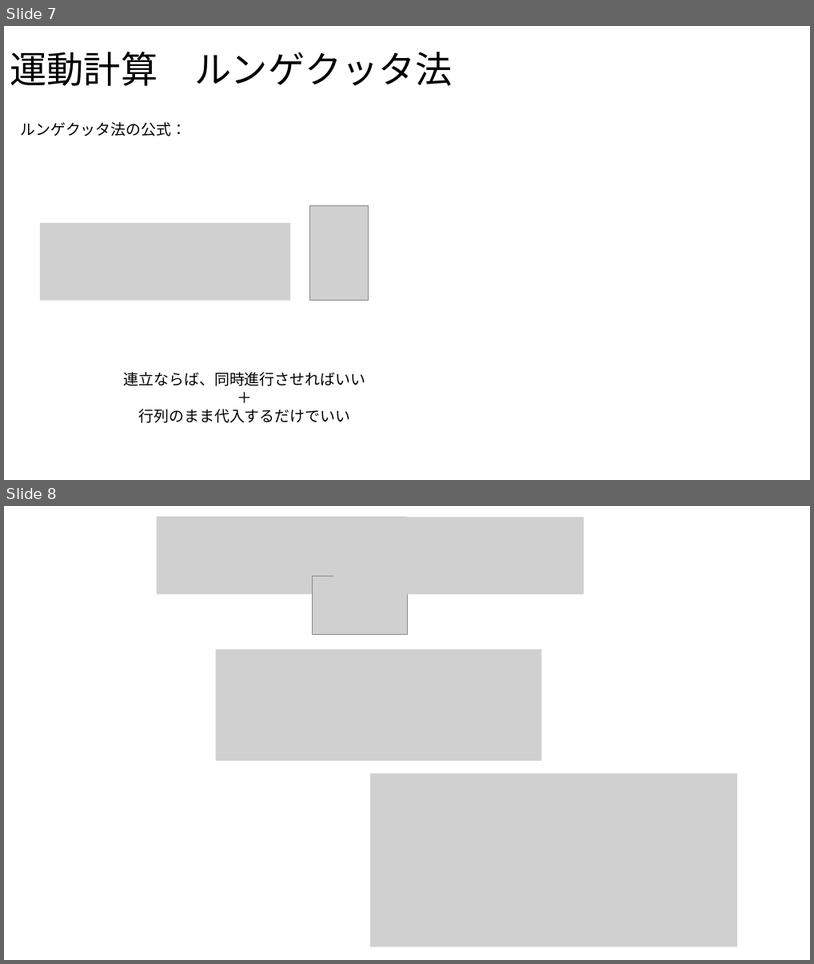
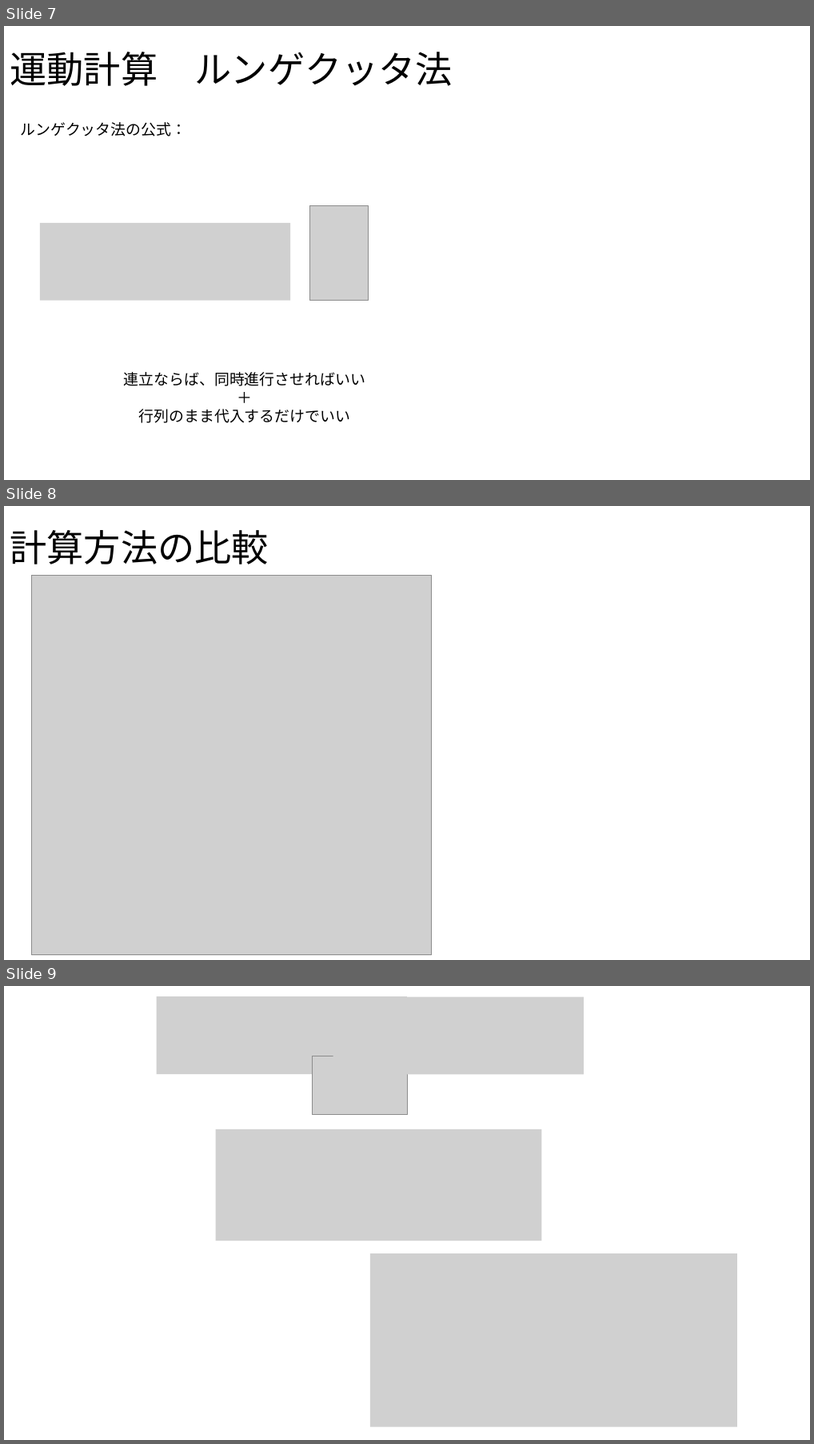
Before and after one commit to Takeuchi-yuya/Ksimulation, a slide deck: docs/中間発表.pptx. Shown one above the other, each under a label of ours: slides 7 and 8 before the commit, slides 7, 8 and 9 after it. The pictures are 814x964 and 814x1444 pixels, drawn with LibreOffice and Linux fonts; fonts in the diff are those of the drawing; grey boxes stand for pictures. Boxes give left, top, right and bottom in pixels: in the first picture for what was removed or moved away, otherwise in the second. Text is boxed around its words. In the diff, an @@ line names an element or a change of style, - is before the commit and + after.

```diff
--- a/docs/中間発表.pptx
+++ b/docs/中間発表.pptx
@@ slide 8 added at box(4, 506, 810, 960), background #FFFFFF @@
@@ title added at box(10, 530, 269, 564), 44 pt, text #000000 @@
+計算方法の比較
@@ picture added at box(32, 575, 432, 955) @@
@@ what was slide 8 is now slide 9 @@
```
Also in this commit, not shown: 1 other file.
